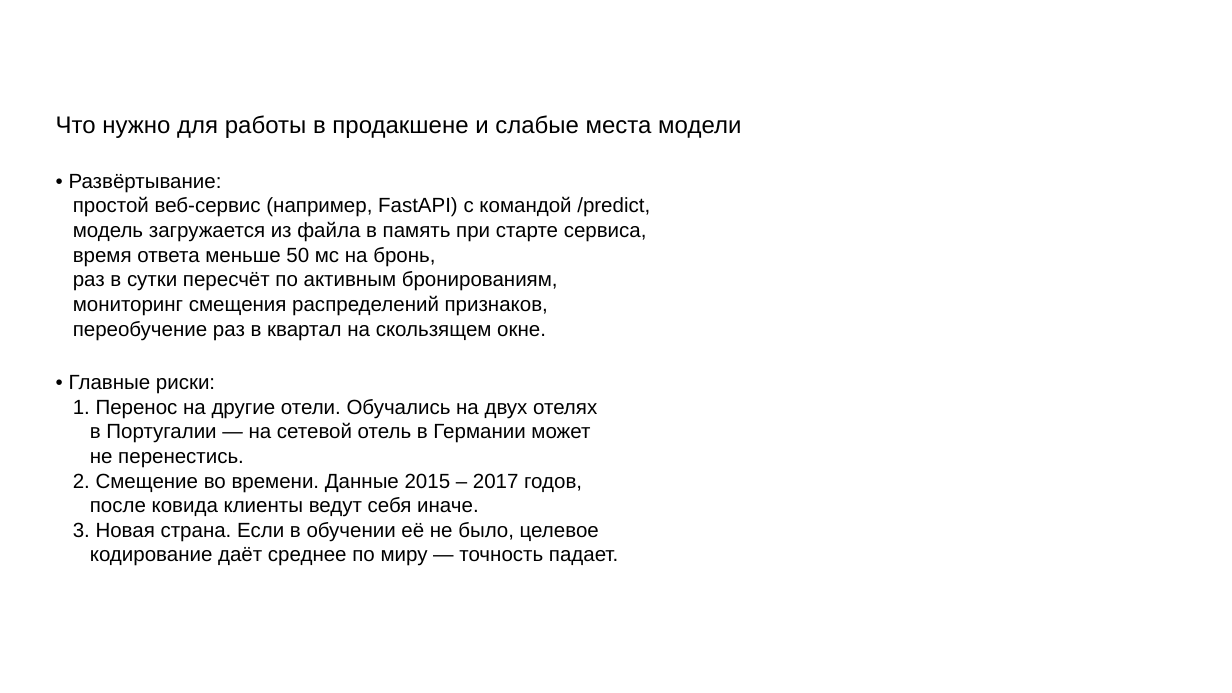
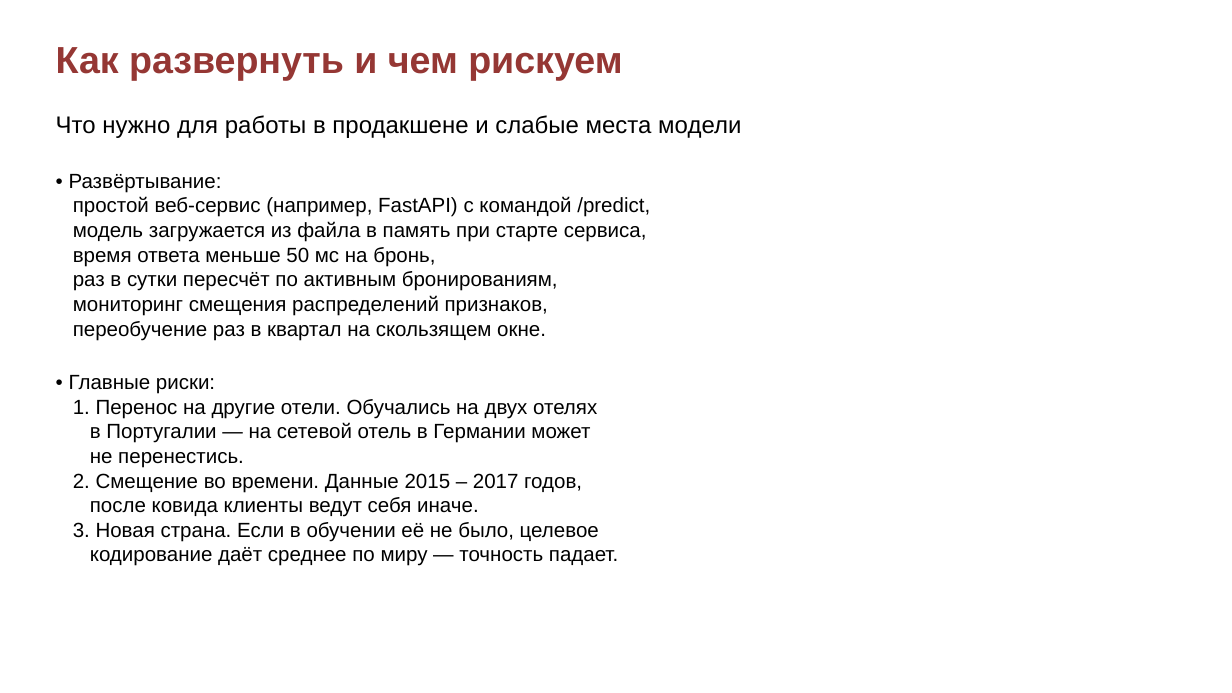
Before and after one commit to vitasha10/spbu2-project-sem2-ai, a slide deck: slide 13 of docs/presentation.pptx. Drawn at 1232x693 pixels with LibreOffice and Linux fonts; fonts in the diff are those of the drawing; background and template pictures are left out. Boxes give left, top, right and bottom in pixels: in the first picture for what was removed or moved away, otherwise in the second. Text is boxed around its words. In the diff, an @@ line names an element or a change of style, - is before the commit and + after.

```diff
--- a/docs/presentation.pptx
+++ b/docs/presentation.pptx
@@ text added at (56, 47, 622, 80), 22 pt, text #953734, bold @@
+Как развернуть и чем рискуем
```
Also in this commit, not shown: 12 other slides changed, 1 other file.
